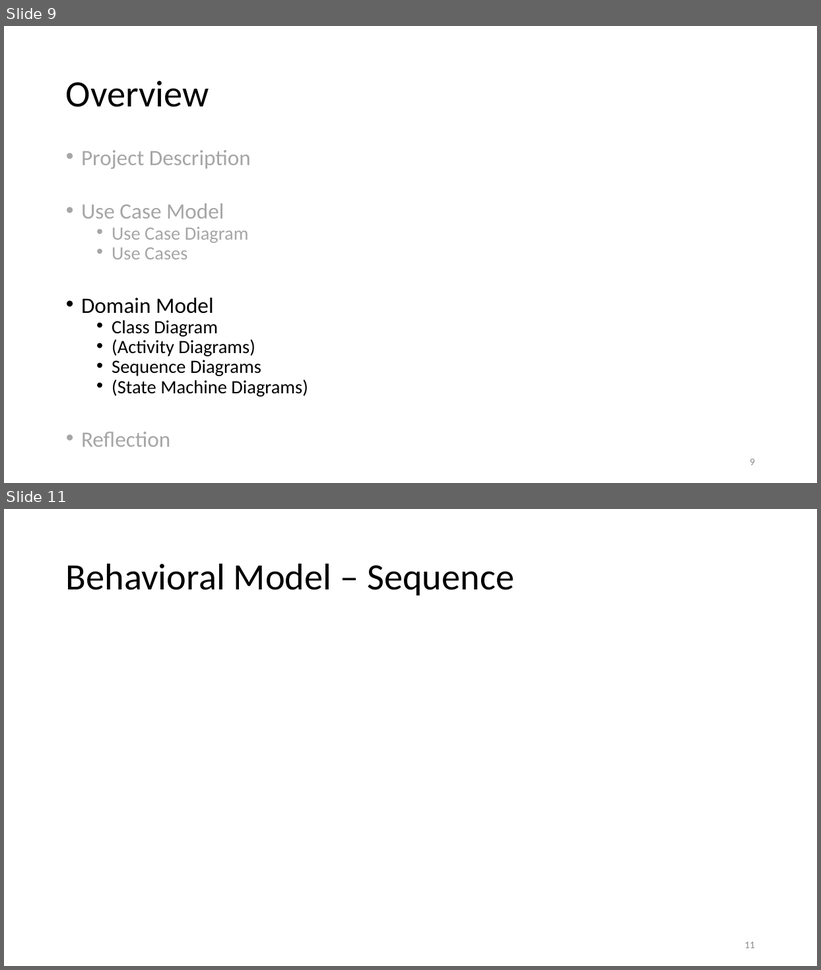
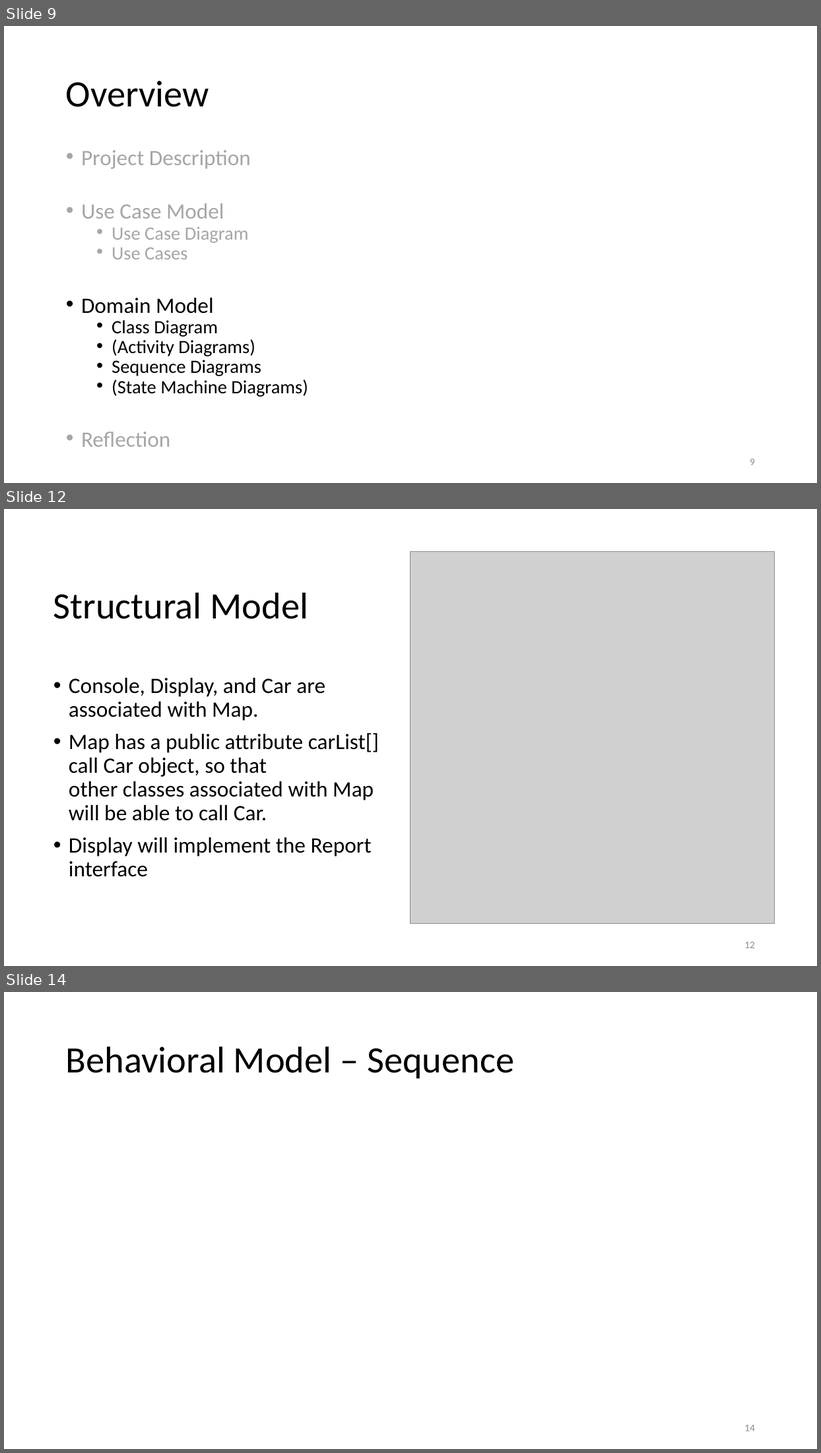
Before and after one commit to datduyng/networkflow.java, a slide deck: slides/increment02-use-case-analysis.pptx. Shown one above the other, each under a label of ours: slides 9 and 11 before the commit, slides 9, 12 and 14 after it; the slides between them are not shown. The pictures are 821x970 and 821x1453 pixels, drawn with LibreOffice and Linux fonts; fonts in the diff are those of the drawing; grey boxes stand for pictures. Boxes give left, top, right and bottom in pixels: in the first picture for what was removed or moved away, otherwise in the second. Text is boxed around its words. In the diff, an @@ line names an element or a change of style, - is before the commit and + after.

```diff
--- a/slides/increment02-use-case-analysis.pptx
+++ b/slides/increment02-use-case-analysis.pptx
@@ slide 12 added at bbox=[4, 509, 817, 966], background #FFFFFF @@
@@ picture added at bbox=[411, 552, 774, 923] @@
@@ title added at bbox=[54, 592, 309, 619], 44 pt, text #000000 @@
+Structural Model
@@ text added at bbox=[69, 678, 379, 877], 26 pt, text #000000 @@
+• Console, Display, and Car are associated with Map.
+• Map has a public attribute carList[] call Car object, so that other classes associated with Map will be able to call Car.
+• Display will implement the Report interface
@@ page number added at bbox=[745, 942, 755, 949], 12 pt, text #8C8C8C @@
+12
@@ what was slide 11 is now slide 14 @@
@@ page number at bbox=[745, 1425, 755, 1432]: text changed @@
-11
+14
```
Also in this commit, not shown: 1 slide changed, 2 other slides added, 2 other files.
